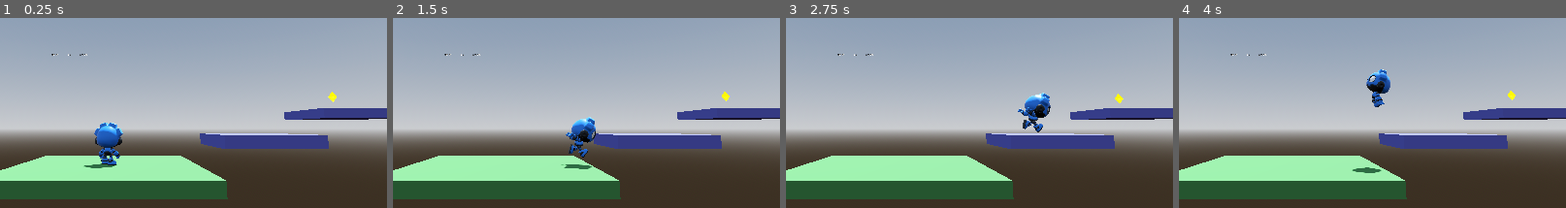
Above: before the commit, frames 1-4 (left to right).
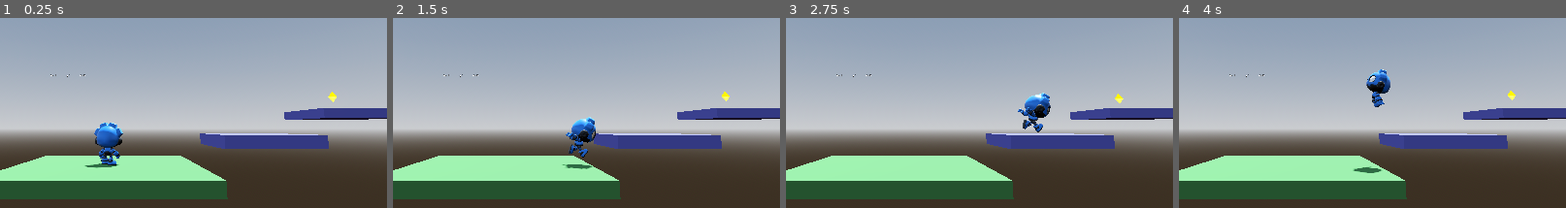
Above: after the commit, the same moments.

Repository: ZacharyEllison/rewind
Game: Godot game, scene res://scenes/main.tscn
Same seed, same stepped clock (60 frames per second), same inputs: the game is played once before the commit and once after it.
Inputs (mouse positions are % of the whole screen's width and height, from its top left):
- Up to frame 1 (0.25 s): no input
- Up to frame 2 (1.5 s): tap Enter (ui_accept) at 0.5, 0.77, 1.07 s; move the mouse to (72, 37) at 0.52 s; hold Right (ui_right) 0.53-1.25 s; tap 1 at 0.6 s; click (72, 37) at 0.67 s; drag from (30, 48) to (45, 66) at 1.27 s
- Up to frame 3 (2.75 s): tap Enter (ui_accept) at 2 s; move the mouse to (60, 18) at 2.02 s; hold Right (ui_right) from 2.03 s (still down); tap 3 at 2.1 s
- Up to frame 4 (4 s): release Right (ui_right) at 2.75 s; drag from (45, 66) to (20, 26) at 2.77 s; move the mouse to (80, 60) at 3.52 s; hold Left (ui_left) from 3.53 s (still down); tap 5 at 3.6 s; tap Enter (ui_accept) at 3.77 s
The pictures show only the part of the screen within x 33-83%, y 28-78%; the shares and areas given below are measured in that part.

The runs differ from the first frame. In frame 1, 0.2% of the frame differs, in the area x 13-87%, y 18-80%; in frame 2, 0.2%; in frame 3, 0.2%; in frame 4, 0.2%.

Commit message:
some changes

Diff:
--- a/assets/scripts/XRHUD.gd
+++ b/assets/scripts/XRHUD.gd
@@ -52,7 +52,7 @@
 func _build_labels() -> void:
 	_run_label     = _make_label("Run #1",   Vector3(-0.18, 0, 0.001))
 	_crystal_label = _make_label("\u25C6 0",  Vector3(0,     0, 0.001))
-	_ghost_label   = _make_label("\U0001F47B 0/1", Vector3(0.18, 0, 0.001))
+	_ghost_label   = _make_label("G 0/1", Vector3(0.18, 0, 0.001))
 
 
 func _connect_game_manager() -> void:
@@ -86,7 +86,7 @@
 
 
 func _on_ghost_slots_changed(used: int, max_slots: int) -> void:
-	_ghost_label.text = "\U0001F47B %d/%d" % [used, max_slots]
+	_ghost_label.text = "G %d/%d" % [used, max_slots]
 
 
 func _on_rewind_completed() -> void:
@@ -94,4 +94,4 @@
 		return
 	var used: int = _game_manager.past_runs.size()
 	var max_slots: int = _game_manager.max_ghost_slots
-	_ghost_label.text = "\U0001F47B %d/%d" % [used, max_slots]
+	_ghost_label.text = "G %d/%d" % [used, max_slots]
--- a/scenes/main.tscn
+++ b/scenes/main.tscn
@@ -34,7 +34,6 @@
 script = ExtResource("5_main01")
 
 [node name="GameManager" type="Node" parent="." unique_id=100000001]
-groups = ["game_manager"]
 script = ExtResource("3_gm001")
 
 [node name="WorldEnvironment" type="WorldEnvironment" parent="." unique_id=2066679643]
@@ -78,7 +77,7 @@
 transform = Transform3D(1, 0, 0, 0, 1, 0, 0, 0, 1, 0, 0, 4.909086)
 
 [node name="XRHUD" type="Node3D" parent="XROrigin3D/XRCamera3D" unique_id=900000001]
-transform = Transform3D(1, 0, 0, 0, 1, 0, 0, 0, 1, 0, -0.18, -0.6)
+transform = Transform3D(1, 0, 0, 0, 1, 0, 0, 0, 1, 0, -0.45000005, -0.5999999)
 script = ExtResource("10_xrhud")
 
 [node name="XRGrabLocomotion" type="Node" parent="XROrigin3D" unique_id=800000001]
@@ -90,17 +89,19 @@
 tracker = &"right_hand"
 show_when_tracked = true
 
-[node name="OpenXRRenderModel" type="OpenXRRenderModel" parent="XROrigin3D/RightHandController" unique_id=600000010]
-
 [node name="FunctionPickup" parent="XROrigin3D/RightHandController" unique_id=600000012 instance=ExtResource("12_pickup")]
 
 [node name="LeftHandController" type="XRController3D" parent="XROrigin3D" unique_id=439232952]
 tracker = &"left_hand"
 show_when_tracked = true
 
-[node name="OpenXRRenderModel" type="OpenXRRenderModel" parent="XROrigin3D/LeftHandController" unique_id=600000011]
+[node name="FunctionPickup" parent="XROrigin3D/LeftHandController" unique_id=600000013 instance=ExtResource("12_pickup")]
 
-[node name="FunctionPickup" parent="XROrigin3D/LeftHandController" unique_id=600000013 instance=ExtResource("12_pickup")]
+[node name="OpenXRRenderModelManager" type="OpenXRRenderModelManager" parent="XROrigin3D" unique_id=1213281292]
+
+[node name="left" type="OpenXRRenderModel" parent="XROrigin3D/OpenXRRenderModelManager" unique_id=600000011]
+
+[node name="right" type="OpenXRRenderModel" parent="XROrigin3D/OpenXRRenderModelManager" unique_id=600000010]
 
 [node name="HUD" type="CanvasLayer" parent="." unique_id=700000001]
 script = ExtResource("9_hud001")
Not shown: 1 places in scenes/main.tscn that only renumber resources
